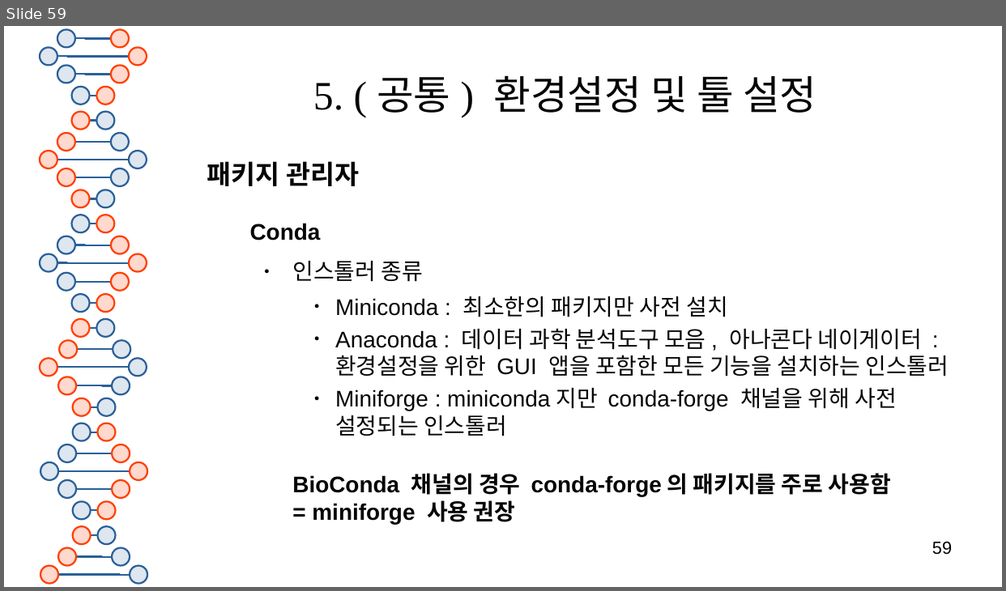
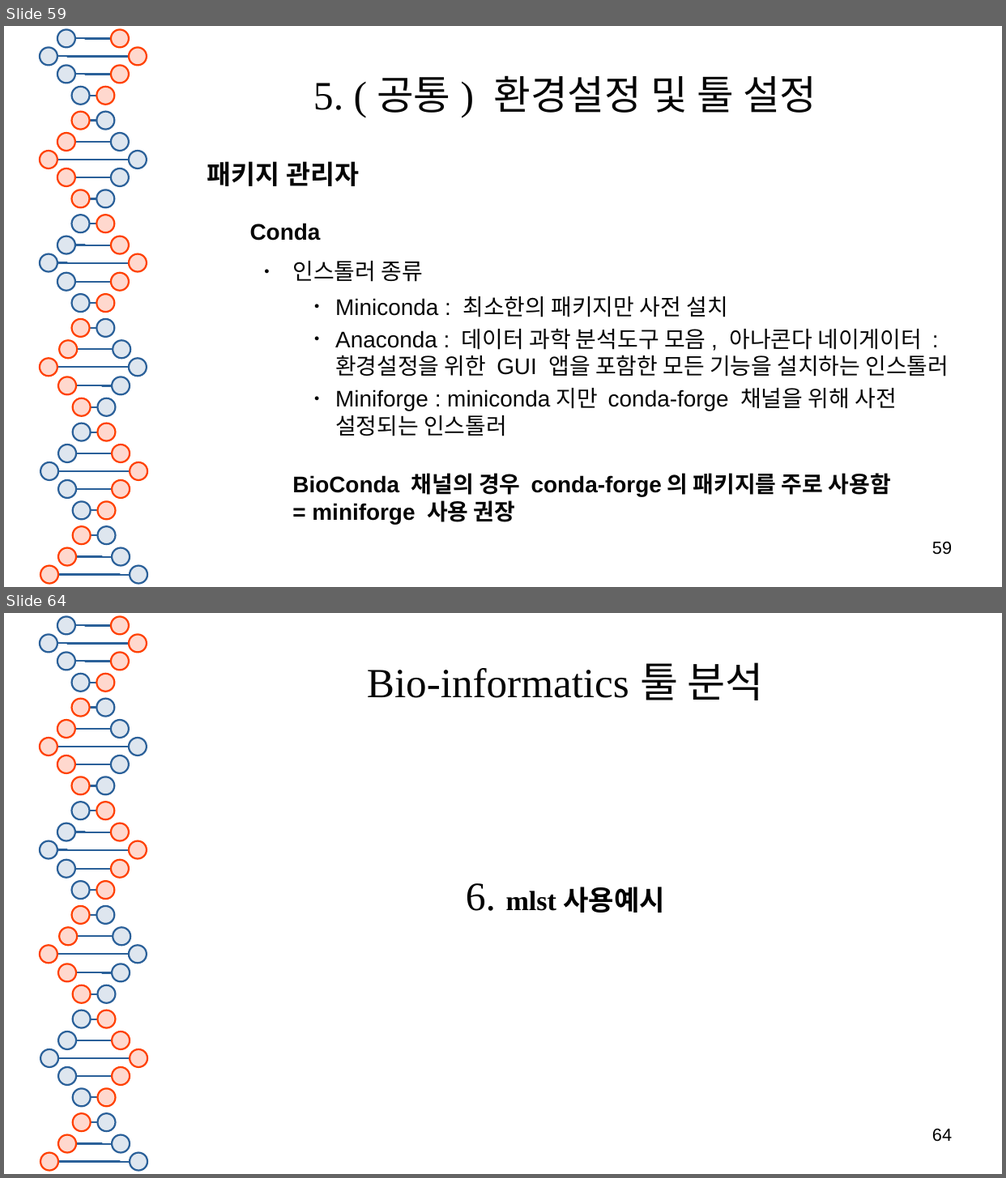
Before and after one commit to SHINKHO/bioinformatics_phase, a slide deck: docs/bioinformatics툴_분석.odp. Shown one above the other, each under a label of ours: slide 59 before the commit, slides 59 and 64 after it; the slides between them are not shown. The pictures are 1006x591 and 1006x1178 pixels, drawn with LibreOffice and Linux fonts; fonts in the diff are those of the drawing. Boxes give left, top, right and bottom in pixels: in the first picture for what was removed or moved away, otherwise in the second. Text is boxed around its words. In the diff, an @@ line names an element or a change of style, - is before the commit and + after.

```diff
--- a/docs/bioinformatics툴_분석.odp
+++ b/docs/bioinformatics툴_분석.odp
@@ slide 64 added at (x1=4, y1=613, x2=1002, y2=1174), background #FFFFFF; not listed: 81 template elements that a slide beside it also shows @@
@@ title added at (x1=367, y1=662, x2=764, y2=700), 33 pt, text #050505 @@
+Bio-informatics 툴 분석
@@ subtitle added at (x1=466, y1=884, x2=665, y2=913), 22 pt, text #000000, bold @@
+6. mlst 사용예시
@@ page number added at (x1=932, y1=1129, x2=952, y2=1142), 14 pt, text #000000 @@
+64
```
Also in this commit, not shown: 4 slides changed, 10 other slides added, 4 other files.
